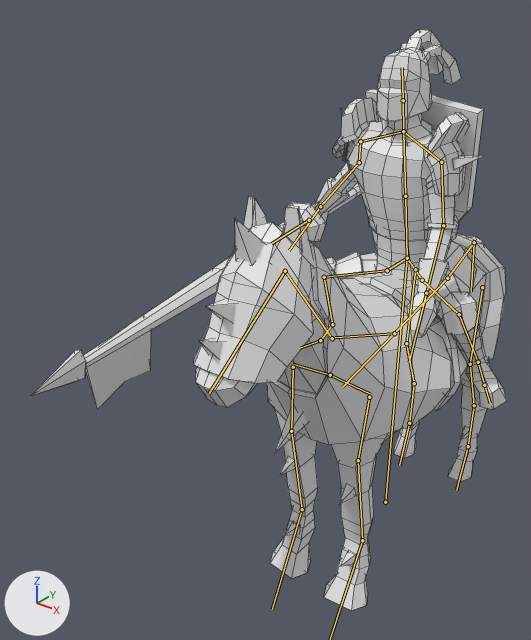
The FBX model Assets/Mesh/HorsemenModels/Horse_man_05.fbx as it was, and as the next commit left it.
Before and after are seen from a camera (50 mm lens) standing at (1.48, -2.82, 2.7) and looking at (-0.35, -0.53, 1.27). Lighting does not change. The marker at lower left points along +X, +Y and +Z. Both versions are drawn at the pose saved in each file; the numbers are the values there. The bones that bend it are drawn over the model as lines. Mesh edges are drawn as thin lines.

Names of what the first picture shows: 'Horseman_05'.
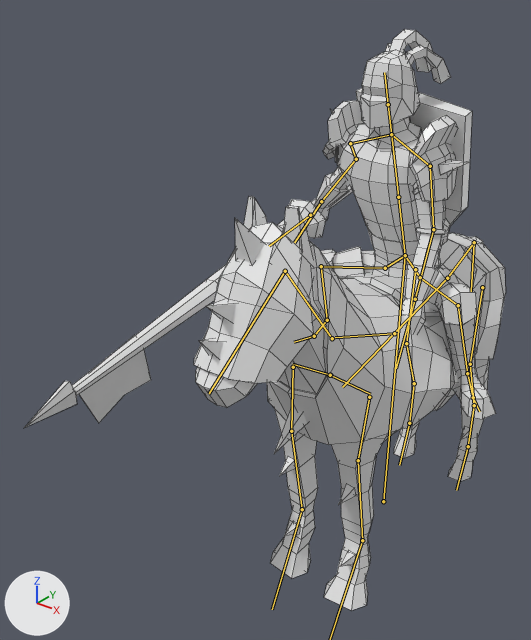
Changed parts and their boxes (x1, y1, x2, y2) in the pictures (531 x 640 px):
'Horseman_05', posed: before (31, 30, 507, 610); after (24, 29, 506, 610)
bone 'Bone', root to tip: before (385, 502) to (407, 258); after (383, 501) to (405, 255)
bone 'Spine_01', root to tip: before (407, 258) to (405, 196); after (405, 255) to (398, 197)
bone 'Pike_01', root to tip: before (309, 220) to (271, 243); after (310, 215) to (269, 246)
bone 'Leg_right_02', root to tip: before (387, 270) to (324, 277); after (385, 268) to (321, 266)
bone 'Leg_right_03', root to tip: before (324, 277) to (332, 324); after (321, 266) to (327, 320)
bone 'Leg_left_02', root to tip: before (422, 280) to (459, 314); after (420, 277) to (458, 305)
bone 'Leg_left_03', root to tip: before (459, 314) to (478, 362); after (458, 305) to (467, 373)

The edits, one by one:
Bone 'Bone' (bone_bone) moves from (0.0, -0.955, -0.081) to (0.0, -0.937, -0.059).
Bone 'Spine_01' (bone_spine_01) turns from (12, -1, 0) to (19, -6, -1) degrees about its own x, y and z.
Bone 'Pike_01' (bone_pike_01) turns from (98, 37, 2) to (100, 38, 3) degrees about its own x, y and z.
Bone 'Leg_right_02' (bone_leg_right_02) turns from (51, 8, 72) to (54, 9, 86) degrees about its own x, y and z.
Bone 'Leg_right_03' (bone_leg_right_03) turns from (13, -20, -88) to (21, -18, -96) degrees about its own x, y and z.
Bone 'Leg_left_02' (bone_leg_left_02) turns from (-56, -13, 75) to (-57, -11, 85) degrees about its own x, y and z.
Bone 'Leg_left_03' (bone_leg_left_03) turns from (-21, 19, -93) to (-13, 19, -85) degrees about its own x, y and z.
